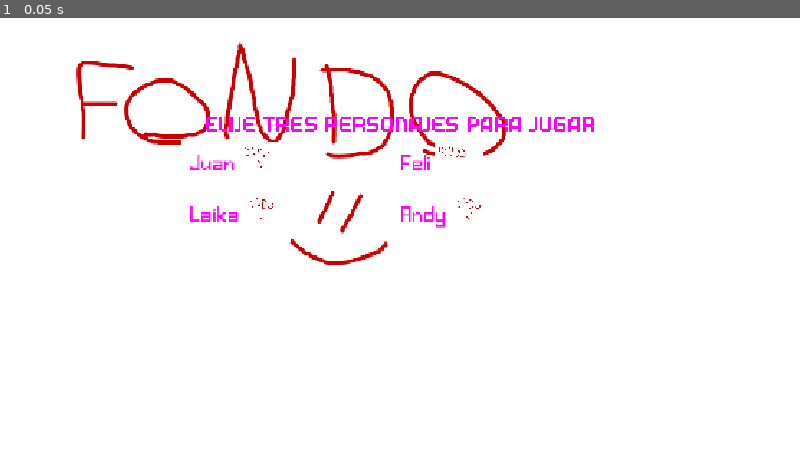
Above: before the commit, frame 1.
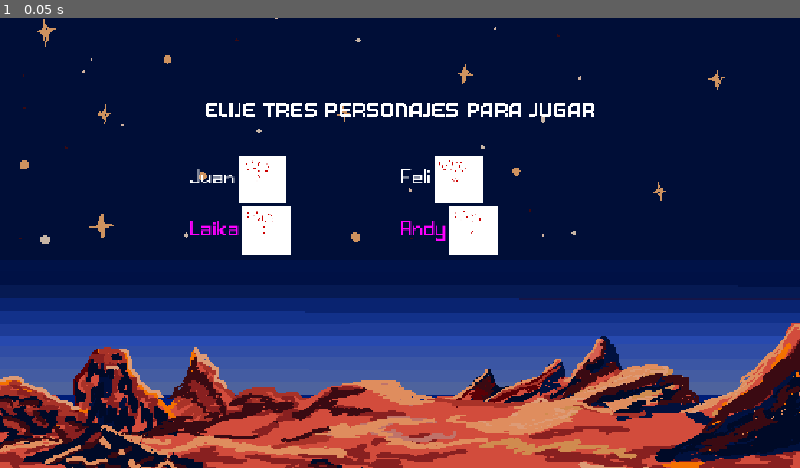
Above: after the commit, the same moment.

Repository: felicetteam/spaceapp-challenge-2026
Game: Godot game, scene res://Pantallas/Seleccion/MenuSeleccion.tscn
The game is run twice, just before and just after one commit, with the same random seed, the same clock (stepped at 60 frames per second) and the same inputs. This scene is started directly instead of the project's main scene.
Inputs:
- Up to frame 1 (0.05 s): no input

The runs differ from the first frame. In frame 1, 97% of the frame differs, in the area x 0-100%, y 0-100%.

Commit message:
Menu seleccion incompleto

Diff:
--- a/spaceapp/Pantallas/Seleccion/MenuSeleccion.tscn
+++ b/spaceapp/Pantallas/Seleccion/MenuSeleccion.tscn
@@ -1,5 +1,6 @@
 [gd_scene format=3 uid="uid://daam7ckgigvbh"]
 
+[ext_resource type="Texture2D" uid="uid://dtv25latdax20" path="res://assets/img/Fondopng.png" id="1_5fok4"]
 [ext_resource type="Texture2D" uid="uid://dhiuknga2v1g0" path="res://assets/img/FondoCroto.png" id="1_cr340"]
 [ext_resource type="FontFile" uid="uid://v2k5y4ohdsyv" path="res://assets/fonts/Klaxon-Crunchy.otf" id="2_5fok4"]
 [ext_resource type="FontFile" uid="uid://cutlb65ivra8j" path="res://assets/fonts/squares.ttf" id="3_hkqsw"]
@@ -20,7 +21,7 @@
 layout_mode = 0
 offset_right = 1152.0
 offset_bottom = 648.0
-texture = ExtResource("1_cr340")
+texture = ExtResource("1_5fok4")
 expand_mode = 1
 stretch_mode = 6
 
@@ -35,11 +36,15 @@
 
 [node name="Titulo" type="Label" parent="Menu/CenterContainer/VBoxContainer" unique_id=455858713]
 layout_mode = 2
-theme_override_colors/font_color = Color(1, 0, 1, 1)
+theme_override_colors/font_color = Color(1, 1, 1, 1)
 theme_override_fonts/font = ExtResource("2_5fok4")
 theme_override_font_sizes/font_size = 30
 text = "Elije tres personajes para jugar"
 horizontal_alignment = 1
+
+[node name="Espaciador2" type="Control" parent="Menu/CenterContainer/VBoxContainer" unique_id=310685126]
+custom_minimum_size = Vector2(0, 30)
+layout_mode = 2
 
 [node name="ContenedorDosColumnas" type="HBoxContainer" parent="Menu/CenterContainer/VBoxContainer" unique_id=1450646063]
 layout_mode = 2
@@ -53,7 +58,7 @@
 
 [node name="NombrePersonaje" type="Label" parent="Menu/CenterContainer/VBoxContainer/ContenedorDosColumnas/ContenedorDosLineas/Personaje" unique_id=1550821690]
 layout_mode = 2
-theme_override_colors/font_color = Color(1, 0, 1, 1)
+theme_override_colors/font_color = Color(1, 1, 1, 1)
 theme_override_fonts/font = ExtResource("3_hkqsw")
 theme_override_font_sizes/font_size = 30
 text = "Juan"
@@ -89,7 +94,7 @@
 
 [node name="NombrePersonaje" type="Label" parent="Menu/CenterContainer/VBoxContainer/ContenedorDosColumnas/ContenedorDosLineas2/Personaje" unique_id=391519564]
 layout_mode = 2
-theme_override_colors/font_color = Color(1, 0, 1, 1)
+theme_override_colors/font_color = Color(1, 1, 1, 1)
 theme_override_fonts/font = ExtResource("3_hkqsw")
 theme_override_font_sizes/font_size = 30
 text = "Feli"
Not shown, added: spaceapp/Pantallas/Menu/menu_inicio.gd.uid
